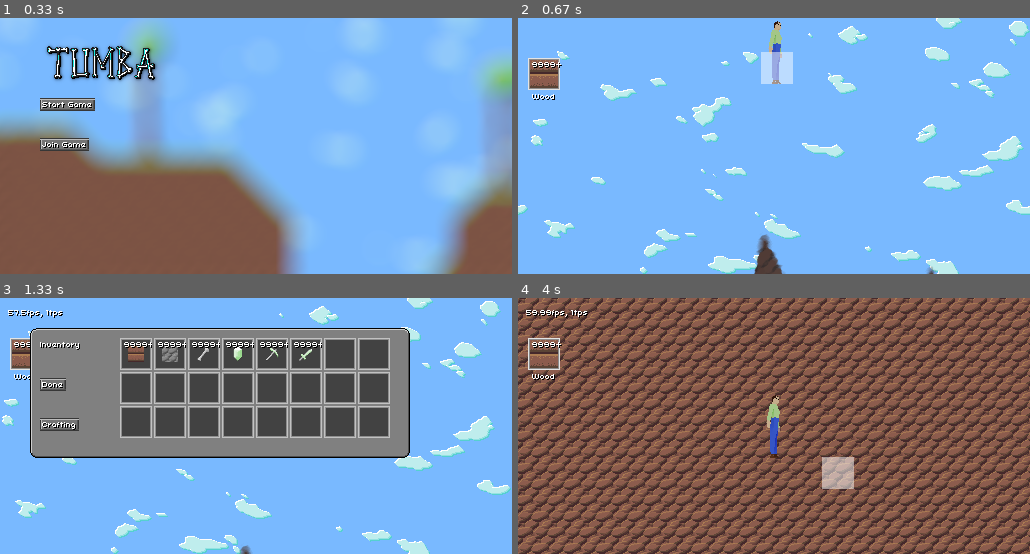
Above: before the commit, frames 1-4 (two rows, left to right).
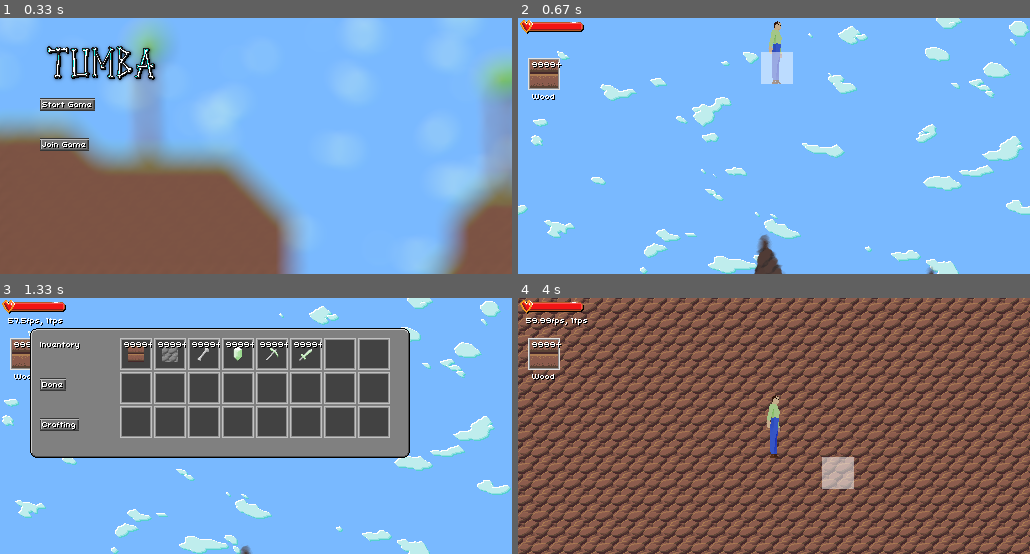
Above: after the commit, the same moments.

Repository: tumbagame/tumba
Game: pygame game, started from main.py
Same seed, same stepped clock (60 frames per second), same inputs: the game is played once before the commit and once after it.
Inputs (mouse positions are in pixels of both pictures, inside the frame that each line leads up to):
- Up to frame 1 (0.33 s): no input
- Up to frame 2 (0.67 s): click (584, 105) at 0.38 s
- Up to frame 3 (1.33 s): hold Space 0.67-1.13 s; hold D 0.67-1.13 s; move the mouse to (419, 418) at 0.7 s; tap E at 1.17 s
- Up to frame 4 (4 s): click (579, 423) at 1.55 s; click (656, 354) at 1.88 s; click (569, 385) at 2.22 s; hold D 2.5-2.97 s; move the mouse to (835, 449) at 2.53 s; tap F at 2.57, 2.87 s; click (589, 418) at 3.38 s; right-click (779, 454) at 3.72 s

Frame 1 is identical in both runs. In frame 2, 0.5% of the frame differs, in the area x 0-13%, y 0-7%; in frame 3, 0.7%; in frame 4, 0.8%, in the area x 0-14%, y 0-11%.

Commit message:
Add health bar

Diff:
--- a/game.py
+++ b/game.py
@@ -136,11 +136,11 @@
 
     def move_player(self, keys, deltatime):
         acc = Vector()
-        if pg.K_a in keys:
+        if pg.K_a in keys or pg.K_LEFT in keys:
             acc.x = -physics.MOVE_ACCELERATION
             self.player.animation.set_animation(1)
             self.player.animation.mirror = True
-        elif pg.K_d in keys:
+        elif pg.K_d in keys or pg.K_RIGHT in keys:
             acc.x = physics.MOVE_ACCELERATION
             self.player.animation.set_animation(1)
             self.player.animation.mirror = False
@@ -167,7 +167,7 @@
         self.player.standing = False
 
         jump_triggered = self.jump_trigger.is_triggered(
-            pg.K_w in keys or pg.K_SPACE in keys
+            pg.K_w in keys or pg.K_SPACE in keys or pg.K_UP in keys
         )
         if self.can_air_jump and jump_triggered:
             self.player.velocity.y = -physics.JUMP_HEIGHT
--- a/main.py
+++ b/main.py
@@ -11,7 +11,7 @@
 import mouse
 import version
 
-DEBUG_PORT = 8082
+DEBUG_PORT = 8080
 def run_server(renderer):
     if version.DEBUG:
         server = Server(port=DEBUG_PORT)
--- a/player.py
+++ b/player.py
@@ -13,3 +13,4 @@
         self.animation = Animation("assets/sprites/player.png", 3, 16, 15)
         self.inventory = inventory.Inventory()
         self.animation.set_animation(1)
+        self.health = 100
--- a/render.py
+++ b/render.py
@@ -185,6 +185,12 @@
             )
             self.disp.blit(self.text.render(blockprop.BLOCKS[slot.item].name), (14, 72))
 
+        self.disp.blit(sprites.HEALTH_BAR_EMPTY, (2, 2))
+        full_surface = pg.Surface(( int(game.player.health / 100 * 64) ,16), pg.SRCALPHA)
+        full_surface.fill((0,0,0,0))
+        full_surface.blit(sprites.HEALTH_BAR_FULL, (0,0))
+        self.disp.blit(full_surface, (2, 2))
+
         self.disp.blit(self.gui.update(self.mouse, self.keys_down), (0, 0))
 
         if version.DEBUG:
@@ -193,7 +199,7 @@
                 self.fps_update = 0
                 self.fps_text = f"{round(game.fps,2)}fps, {game.tps}tps"
             self.disp.blit(
-                self.text.render(self.fps_text), (8, 8)
+                self.text.render(self.fps_text), (8, 16)
             )
 
         self.window.blit(
--- a/server.py
+++ b/server.py
@@ -54,6 +54,7 @@
     # 2048 block size
     # 1024 byte chunk, 48 byte inventory
     def update(self, deltatime):
+        next_entities = []
         for ent in self.entities:
             closest_player = Player(0, "", Vector(0,0))
             closest_distance = 9999
@@ -90,6 +91,12 @@
                     ent.velocity.y = -physics.JUMP_HEIGHT
 
             ent.velocity += Vector(0, down_acceleration) * deltatime
+
+            ent.lifetime -= deltatime
+            if ent.lifetime > 0 and ent.health > 0:
+                next_entities.append(ent)
+
+        self.entities = next_entities
 
 
 
--- a/sprites.py
+++ b/sprites.py
@@ -12,6 +12,8 @@
 BUTTON_PRESSED = pg.image.load("assets/sprites/ui/button_pressed.png")
 ITEM_SLOT = pg.image.load("assets/sprites/ui/slot.png")
 ITEM_SLOT_SELECT = pg.image.load("assets/sprites/ui/slot_select.png")
+HEALTH_BAR_EMPTY = pg.image.load("assets/sprites/ui/health_empty.png")
+HEALTH_BAR_FULL = pg.image.load("assets/sprites/ui/health_full.png")
 
 
 BLOCKS = []
Binary file added: assets/sprites/ui/health_empty.png
Binary file added: assets/sprites/ui/health_full.png
